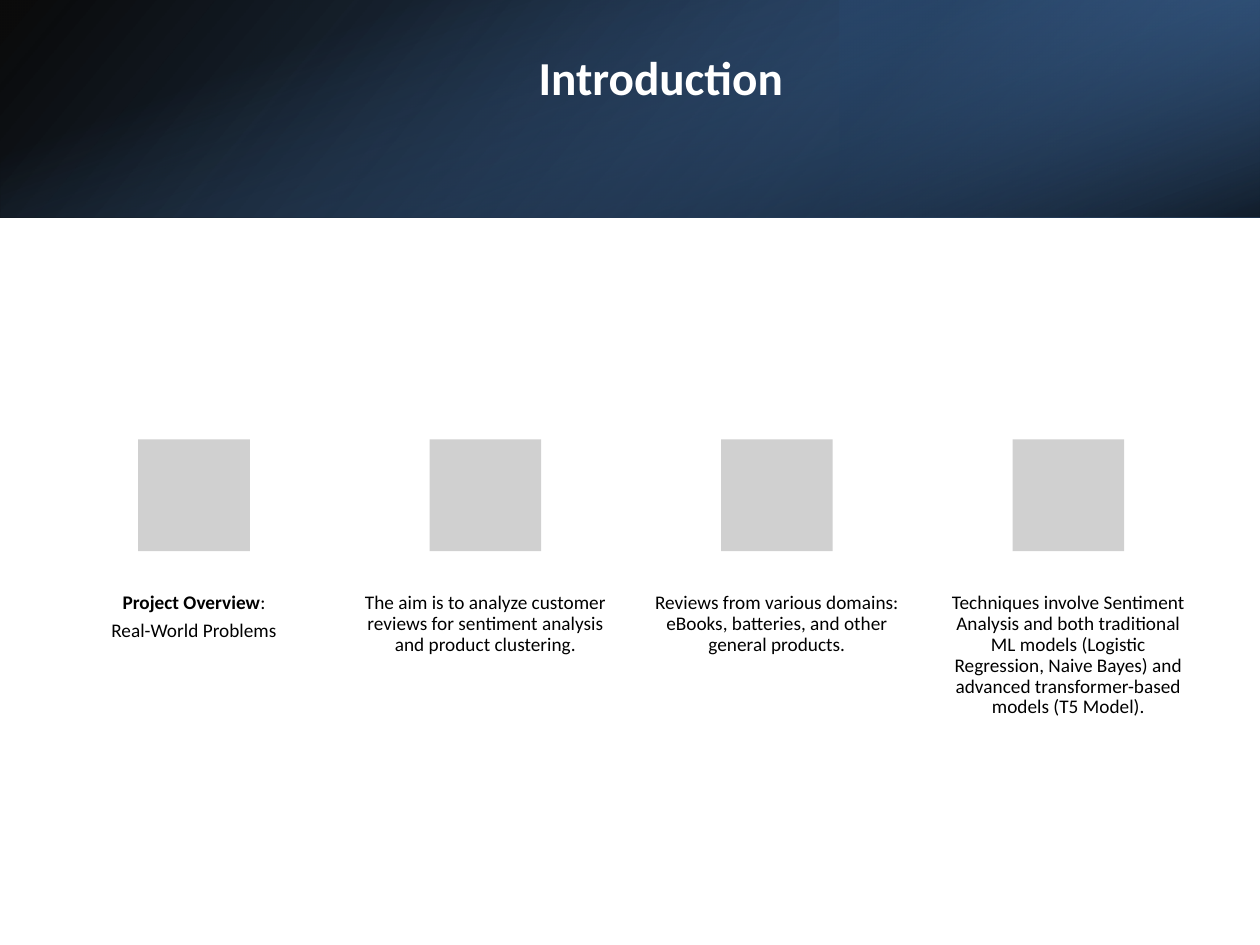
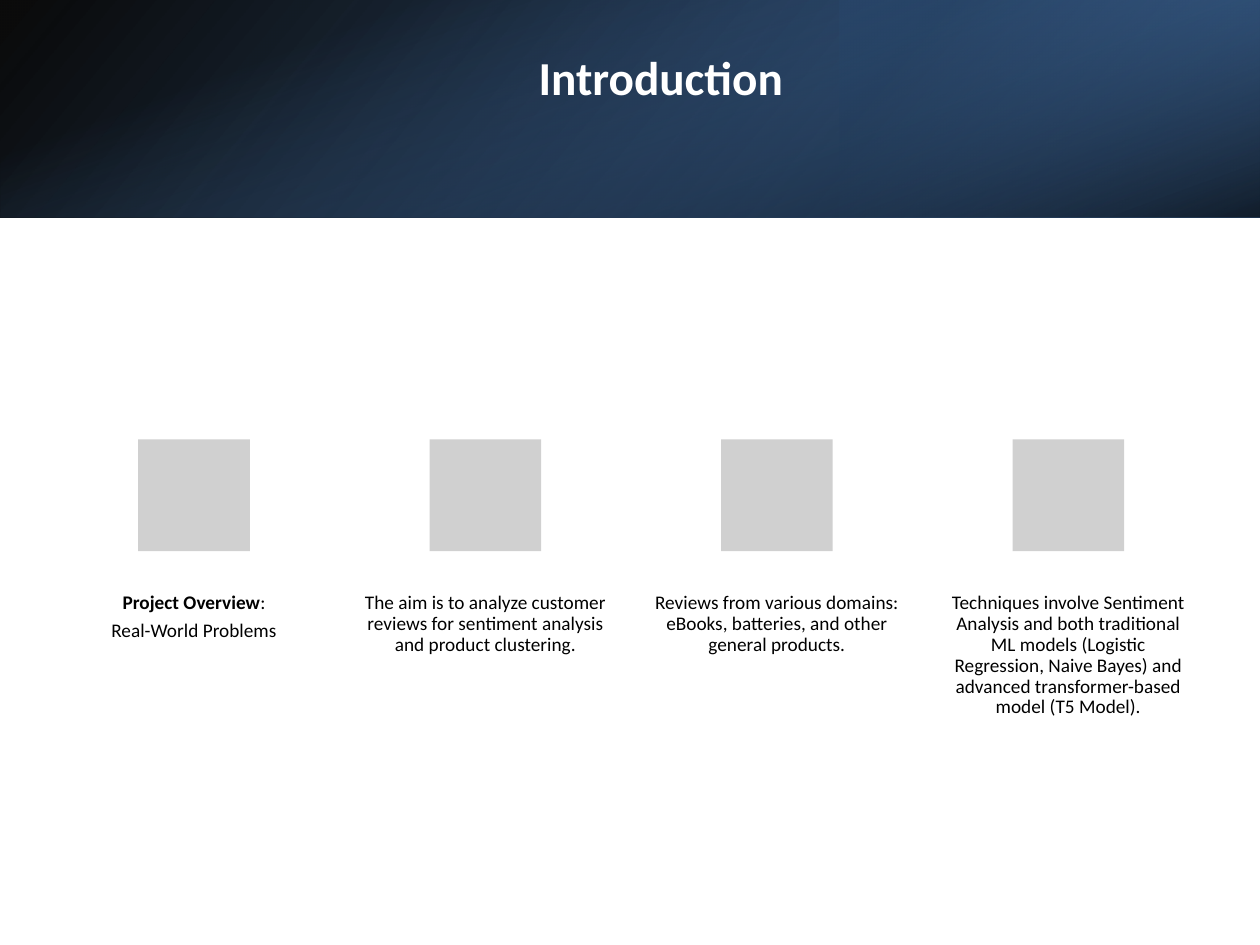
Before and after one commit to mehakhafeez/NLPprojectweek6, a slide deck: slide 3 of NLPProject3.pptx. Drawn at 1260x945 pixels with LibreOffice and Linux fonts; fonts in the diff are those of the drawing; grey boxes stand for pictures. Boxes give left, top, right and bottom in pixels: in the first picture for what was removed or moved away, otherwise in the second. Text is boxed around its words. In the diff, an @@ line names an element or a change of style, - is before the commit and + after.

```diff
--- a/NLPProject3.pptx
+++ b/NLPProject3.pptx
@@ text at (952, 595, 1185, 716): text changed @@
-Techniques involve Sentiment Analysis and both traditional ML models (Logistic Regression, Naive Bayes) and advanced transformer-based models (T5 Model).
+Techniques involve Sentiment Analysis and both traditional ML models (Logistic Regression, Naive Bayes) and advanced transformer-based model (T5 Model).
```
Also in this commit, not shown: 4 other slides changed, 1 other file.
